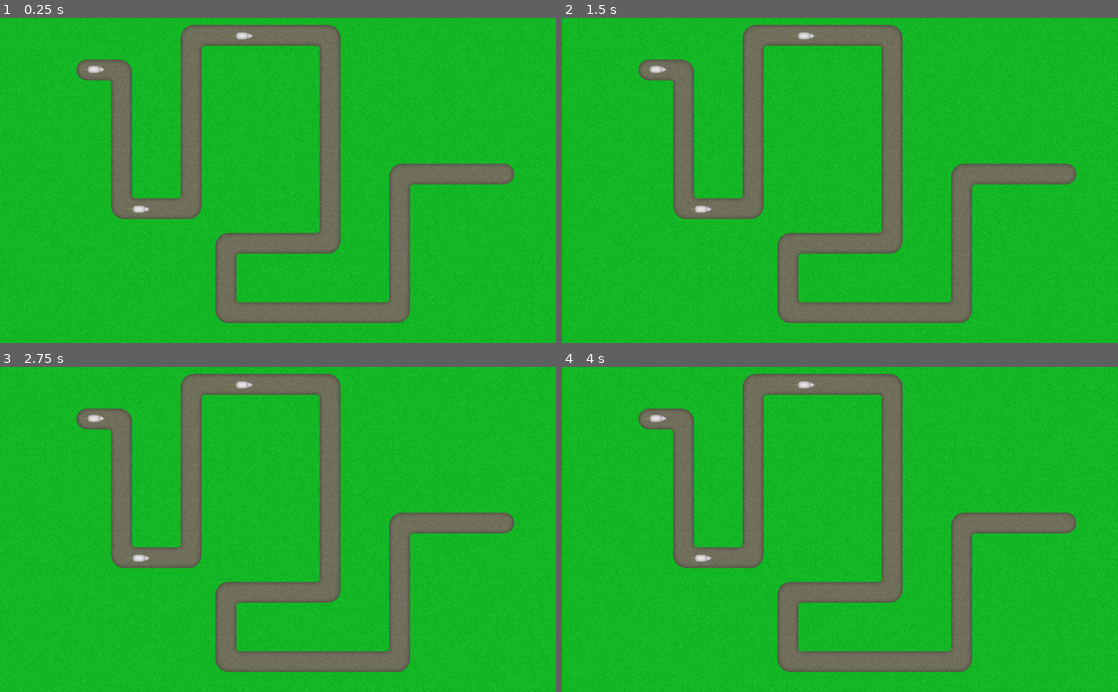
Above: before the commit, frames 1-4 (two rows, left to right).
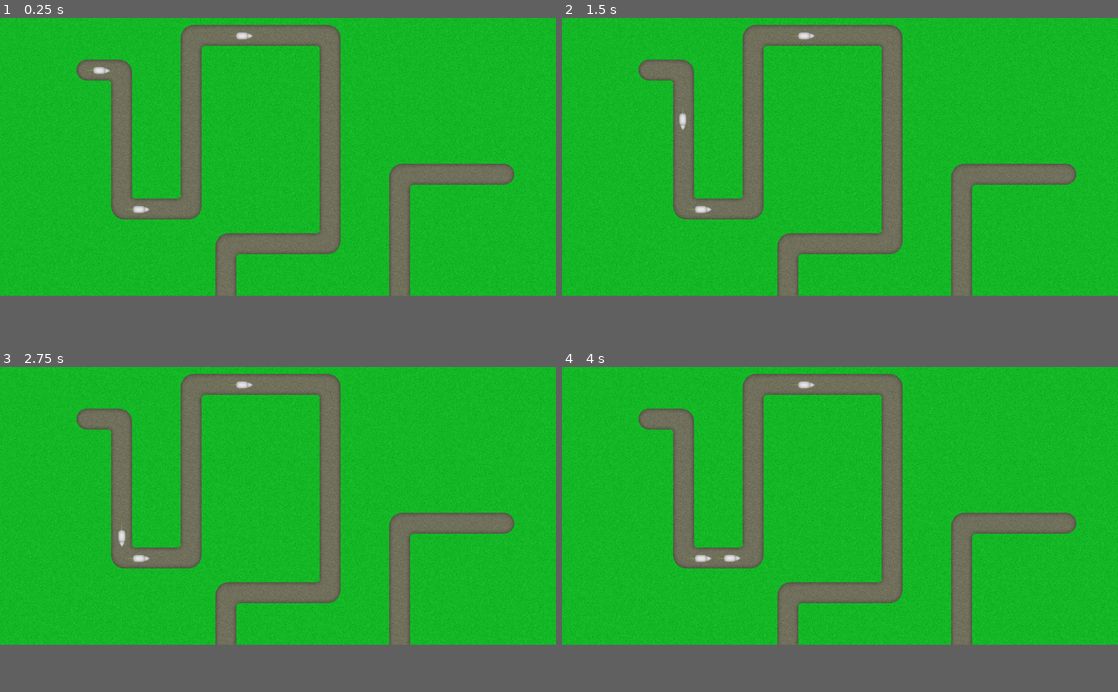
Above: after the commit, the same moments.

Repository: vibrunazo/godot-cats
Game: Godot game, scene res://scenes/Map.tscn
Same seed, same stepped clock (60 frames per second), same inputs: the game is played once before the commit and once after it. Before the commit the project has no main scene; this scene is started directly in both runs.
Inputs:
- Up to frame 1 (0.25 s): no input
- Up to frame 2 (1.5 s): tap Enter at 0.5 s
- Up to frame 3 (2.75 s): no input
- Up to frame 4 (4 s): no input
In our replay, the window is 800x468 before the commit and 800x400 after it. These sizes can differ from the game's own. Grey fills any space a smaller window leaves; there, only what the larger window draws over its background counts as a difference.

The runs differ from the first frame. In frame 1, 2.6% of the frame differs, in the area x 15-92%, y 14-95%; in frame 2, 2.6%; in frame 3, 2.6%; in frame 4, 2.6%.

Commit message:
mouse follows path2d

Diff:
--- a/project.godot
+++ b/project.godot
@@ -11,7 +11,14 @@
 [application]
 
 config/name="Cats"
+run/main_scene="res://scenes/Map.tscn"
 config/icon="res://icon.png"
+
+[display]
+
+window/size/height=512
+window/stretch/mode="2d"
+window/stretch/aspect="expand"
 
 [gui]
 
--- a/scenes/Map.tscn
+++ b/scenes/Map.tscn
@@ -53,6 +53,11 @@
 0/shapes = [  ]
 0/z_index = 0
 
+[sub_resource type="Curve2D" id=3]
+_data = {
+"points": PoolVector2Array( 0, 0, 0, 0, 158, 96, 0, 0, 0, 0, 221, 98, 0, 0, 0, 0, 225, 354, 0, 0, 0, 0, 348, 352, 0, 0, 0, 0, 357, 34, 0, 0, 0, 0, 610, 33, 0, 0, 0, 0, 605, 416, 0, 0, 0, 0, 416, 419, 0, 0, 0, 0, 418, 544, 0, 0, 0, 0, 733, 545, 0, 0, 0, 0, 741, 291, 0, 0, 0, 0, 930, 285 )
+}
+
 [node name="Map" type="Node2D"]
 
 [node name="TileMap" type="TileMap" parent="."]
@@ -67,11 +72,15 @@
 
 [node name="Mice" type="Node2D" parent="."]
 
-[node name="Mouse" parent="Mice" instance=ExtResource( 2 )]
-position = Vector2( 173, 95 )
-
 [node name="Mouse2" parent="Mice" instance=ExtResource( 2 )]
 position = Vector2( 256, 353 )
 
 [node name="Mouse3" parent="Mice" instance=ExtResource( 2 )]
 position = Vector2( 446, 33 )
+
+[node name="Path2D" type="Path2D" parent="."]
+curve = SubResource( 3 )
+
+[node name="Mouse" parent="Path2D" instance=ExtResource( 2 )]
+position = Vector2( 158, 96 )
+rotation = 0.0317381
--- /dev/null
+++ b/scenes/Mouse.gd
@@ -0,0 +1,21 @@
+extends PathFollow2D
+
+
+# Declare member variables here. Examples:
+# var a = 2
+# var b = "text"
+var t = 0
+
+
+# Called when the node enters the scene tree for the first time.
+func _ready():
+	pass # Replace with function body.
+
+
+# Called every frame. 'delta' is the elapsed time since the previous frame.
+#func _process(delta):
+#	pass
+
+func _physics_process(delta):
+	t += delta * 100
+	offset = t
--- a/scenes/Mouse.tscn
+++ b/scenes/Mouse.tscn
@@ -1,8 +1,10 @@
-[gd_scene load_steps=2 format=2]
+[gd_scene load_steps=3 format=2]
 
 [ext_resource path="res://assets/mouse01.png" type="Texture" id=1]
+[ext_resource path="res://scenes/Mouse.gd" type="Script" id=2]
 
-[node name="Mouse" type="Node2D"]
+[node name="Mouse" type="PathFollow2D"]
+script = ExtResource( 2 )
 
 [node name="Sprite" type="Sprite" parent="."]
 texture = ExtResource( 1 )
Not shown: 1 places in scenes/Map.tscn that only renumber resources
